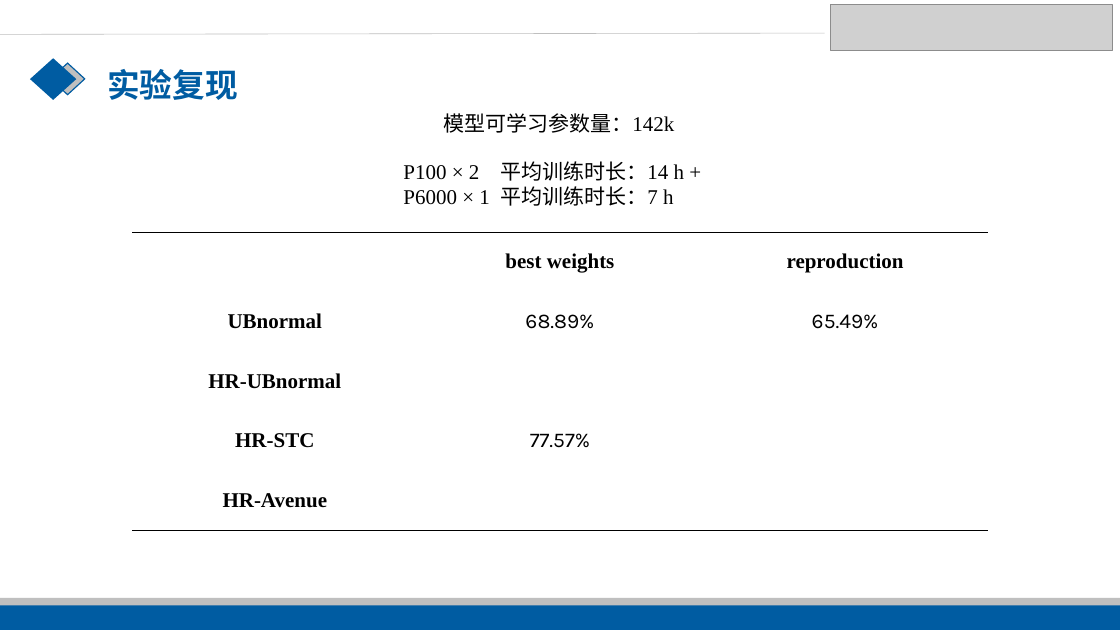
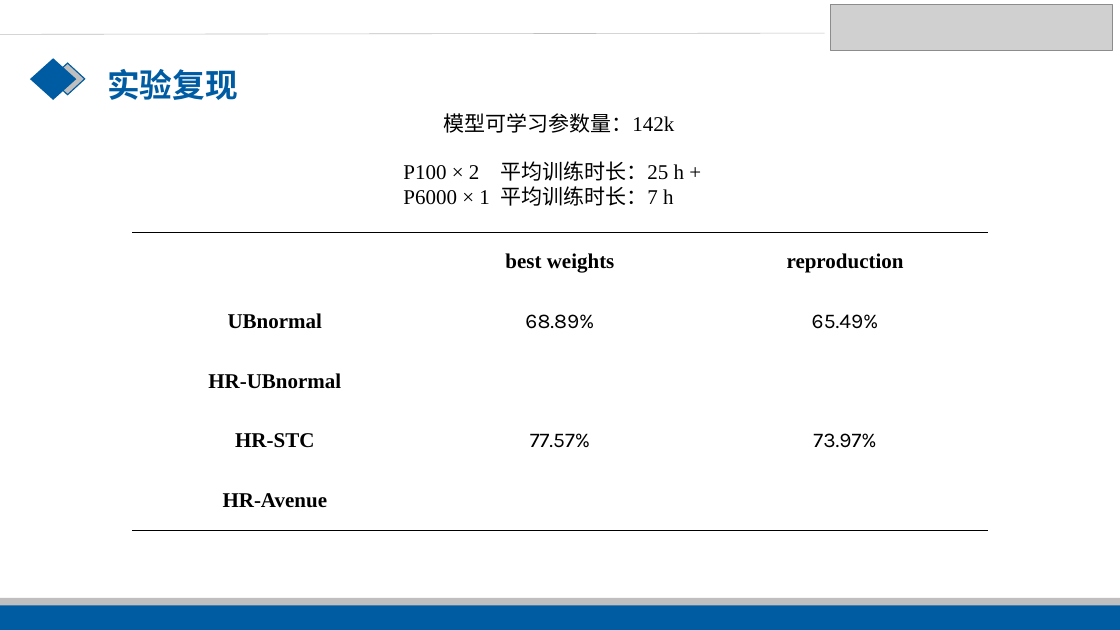
Before and after one commit to inaomIIsfarell/papers, a slide deck: slide 29 of [ICCV2023]MoCoDAD/MoCoDAD.pptx. Drawn at 1120x630 pixels with LibreOffice and Linux fonts; fonts in the diff are those of the drawing; grey boxes stand for pictures. Boxes give left, top, right and bottom in pixels: in the first picture for what was removed or moved away, otherwise in the second. Text is boxed around its words. In the diff, an @@ line names an element or a change of style, - is before the commit and + after.

Commit message:
WeeklyReport_ppt

```diff
--- a/[ICCV2023]MoCoDAD/MoCoDAD.pptx
+++ b/[ICCV2023]MoCoDAD/MoCoDAD.pptx
@@ text at box(403, 161, 684, 181): text changed @@
-P100 × 2 平均训练时长：14 h +
+P100 × 2 平均训练时长：25 h +
@@ table at box(132, 232, 986, 530) @@
-row 4, column 3: 
+row 4, column 3: 73.97%
```
